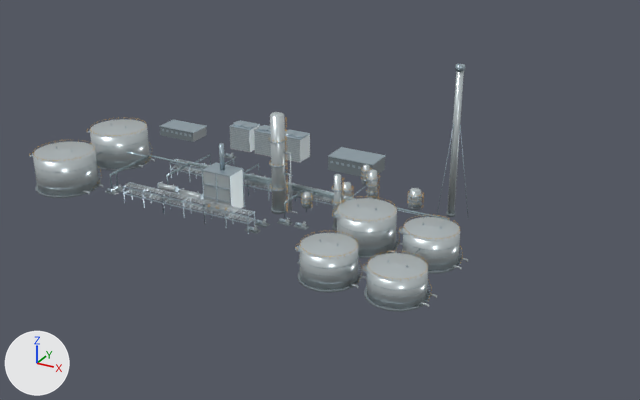
A saved change to the Blender file refinery-digital-twin-starter/blender/assets/refinery.blend.
Before and after are seen from a 50 mm camera at (290.0, -281.0, 162.0) aimed at (123.0, 21.0, 10.0). Arrows for +X, +Y and +Z are at lower left; the lights stay in place. The first picture is the older version.

In view in the first picture: 'B-401_geometry', 'B-402_geometry', 'CT-401_geometry', 'F-201_geometry', 'FL-401_geometry', 'T-201_geometry', 'TK-101_geometry', 'TK-102_geometry', 'TK-301_geometry', 'TK-302_geometry', 'TK-303_geometry', 'TK-304_geometry' and 29 more.
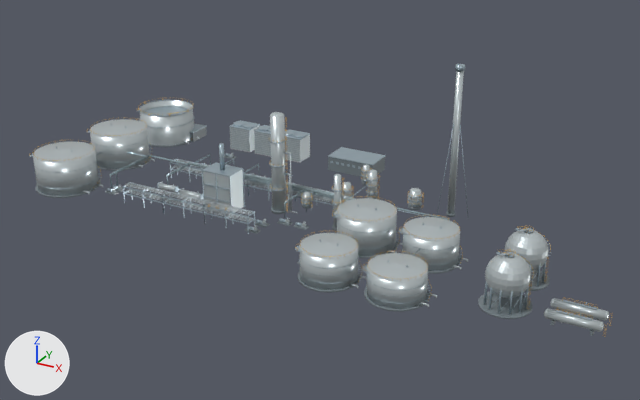
Changed parts and their boxes [x1, y1, x2, y2] in the pictures (640 x 400 px):
'SP-501_geometry', added: after [478, 249, 535, 319]
    faces in mat_equipment_shell (light grey #d1dbde): [485, 253, 531, 298]
    faces in mat_concrete (grey #768186): [478, 292, 533, 319]
    faces in mat_brushed_steel (light grey #a6b8c2): [484, 252, 535, 314]
'TK-103_geometry', added: after [137, 98, 200, 147]
    faces in mat_equipment_shell (light grey #d1dbde): [140, 100, 200, 145]
    faces in mat_brushed_steel (light grey #a6b8c2): [137, 100, 194, 141]
'SP-502_geometry', added: after [505, 226, 551, 291]
    faces in mat_equipment_shell (light grey #d1dbde): [505, 229, 549, 271]
    faces in mat_concrete (grey #768186): [528, 270, 550, 291]
    faces in mat_brushed_steel (light grey #a6b8c2): [515, 228, 551, 286]
'BT-501_geometry', added: after [544, 307, 607, 337]
    faces in mat_equipment_shell (light grey #d1dbde): [544, 308, 604, 332]
'BT-502_geometry', added: after [551, 297, 613, 326]
    faces in mat_equipment_shell (light grey #d1dbde): [551, 298, 609, 321]

The change in detail:
Mesh me_sp_502_mesh is new.
It has 5594 vertices, 3300 faces and spans x -9.5..9.5, y -9.5..9.5, z 0.0..21.7.
Faces by material slot: [114, 288, 1218, 1680].
It uses material mat_concrete (grey #768186).
It uses material mat_equipment_shell (light grey #d1dbde).
It uses material mat_brushed_steel (light grey #a6b8c2).
It uses material mat_safety_ochre (orange #ddaf61).
Mesh me_sp_501_mesh is new.
It has 5594 vertices, 3300 faces and spans x -9.5..9.5, y -9.5..9.5, z 0.0..21.7.
Faces by material slot: [114, 288, 1218, 1680].
It uses material mat_concrete (grey #768186).
It uses material mat_equipment_shell (light grey #d1dbde).
It uses material mat_brushed_steel (light grey #a6b8c2).
It uses material mat_safety_ochre (orange #ddaf61).
Mesh me_bt_502_mesh is new.
It has 2268 vertices, 1518 faces and spans x -10.0..11.0, y -1.8..3.2, z 0.0..6.5.
Faces by material slot: [12, 702, 48, 756].
It uses material mat_concrete (grey #768186).
It uses material mat_equipment_shell (light grey #d1dbde).
It uses material mat_brushed_steel (light grey #a6b8c2).
It uses material mat_safety_ochre (orange #ddaf61).
Mesh me_bt_501_mesh is new.
It has 2268 vertices, 1518 faces and spans x -10.0..11.0, y -1.8..3.2, z 0.0..6.5.
Faces by material slot: [12, 702, 48, 756].
It uses material mat_concrete (grey #768186).
It uses material mat_equipment_shell (light grey #d1dbde).
It uses material mat_brushed_steel (light grey #a6b8c2).
It uses material mat_safety_ochre (orange #ddaf61).
Mesh me_tk_103_mesh is new.
It has 9496 vertices, 5564 faces and spans x -15.6..17.4, y -14.8..15.6, z 0.0..18.0.
Faces by material slot: [42, 672, 686, 4164].
It uses material mat_concrete (grey #768186).
It uses material mat_equipment_shell (light grey #d1dbde).
It uses material mat_brushed_steel (light grey #a6b8c2).
It uses material mat_safety_ochre (orange #ddaf61).
Object 'SP-502_geometry' (ob_sp_502_geometry) is new; it shows me_sp_502_mesh.
Its parent is ob_sp_502.
Its location is (0.0, 0.0, 0.0).
Object 'SP-502' (ob_sp_502) is new.
Its parent is ob_unit_lpg.
Its location is (215.0, 14.0, 0.0).
Object 'UNIT_LPG' (ob_unit_lpg) is new.
Its parent is ob_area_500.
Its location is (0.0, 0.0, 0.0).
Object 'SP-501_geometry' (ob_sp_501_geometry) is new; it shows me_sp_501_mesh.
Its parent is ob_sp_501.
Its location is (0.0, 0.0, 0.0).
Object 'SP-501' (ob_sp_501) is new.
Its parent is ob_unit_lpg.
Its location is (215.0, -8.0, 0.0).
Object 'BT-502_geometry' (ob_bt_502_geometry) is new; it shows me_bt_502_mesh.
Its parent is ob_bt_502.
Its location is (0.0, 0.0, 0.0).
Object 'BT-502' (ob_bt_502) is new.
Its parent is ob_unit_lpg.
Its location is (240.0, -4.0, 0.0).
Object 'BT-501_geometry' (ob_bt_501_geometry) is new; it shows me_bt_501_mesh.
Its parent is ob_bt_501.
Its location is (0.0, 0.0, 0.0).
Object 'BT-501' (ob_bt_501) is new.
Its parent is ob_unit_lpg.
Its location is (240.0, -12.0, 0.0).
Object 'TK-103_geometry' (ob_tk_103_geometry) is new; it shows me_tk_103_mesh.
Its parent is ob_tk_103.
Its location is (0.0, 0.0, 0.0).
Object 'TK-103' (ob_tk_103) is new.
Its parent is ob_unit_crude.
Its location is (0.0, 76.0, 0.0).
